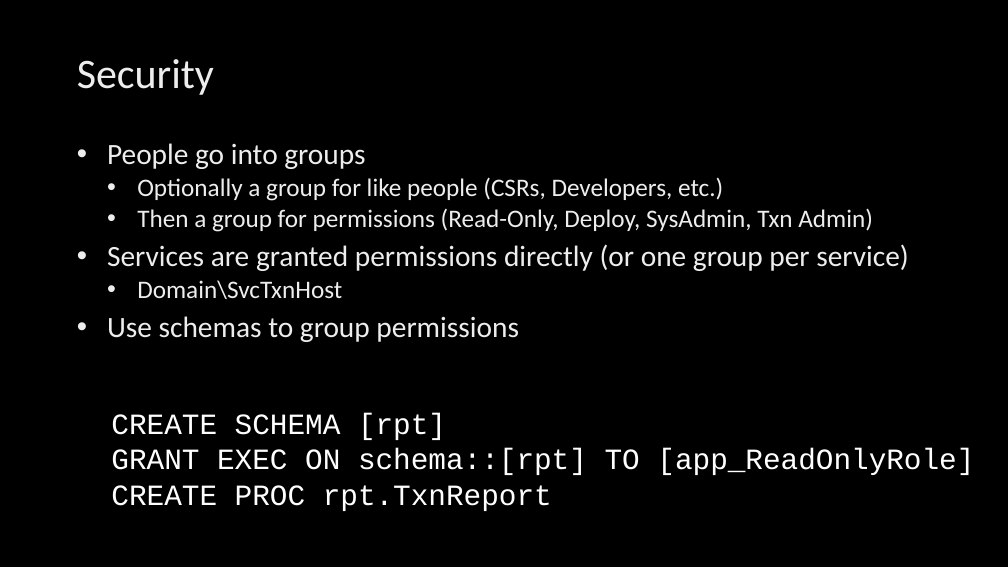
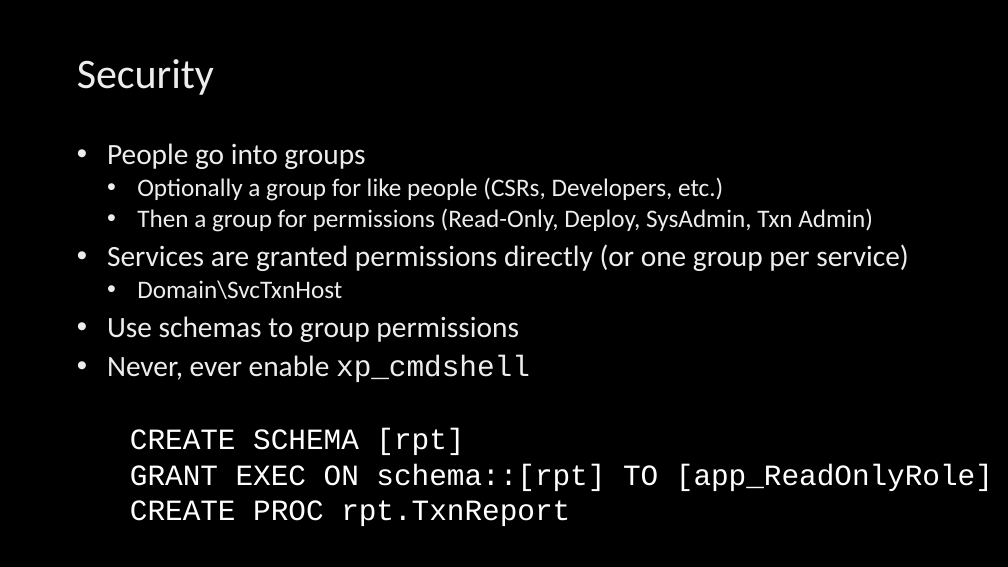
Before and after one commit to billgraziano/kcdc2018, a slide deck: slide 12 of ppt/4. Design Tips/Design Tips.pptx (slide 10 before the commit). Drawn at 1008x567 pixels with LibreOffice and Linux fonts; fonts in the diff are those of the drawing; background and template pictures are left out. Boxes give left, top, right and bottom in pixels: in the first picture for what was removed or moved away, otherwise in the second. Text is boxed around its words. In the diff, an @@ line names an element or a change of style, - is before the commit and + after.

Commit message:
Improved security slides

```diff
--- a/ppt/4. Design Tips/Design Tips.pptx
+++ b/ppt/4. Design Tips/Design Tips.pptx
@@ text at [107, 355, 530, 382]: paragraph added @@
+• Never, ever enable xp_cmdshell
@@ text "CREATE SCHEMA [rpt]": place and size @@
-text "CREATE SCHEMA [rpt]" at [111, 413, 974, 511]
+text "CREATE SCHEMA [rpt]" at [130, 429, 993, 526]
```
Also in this commit, not shown: 1 other slide changed, 2 slides added, 1 other file.
